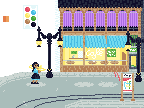
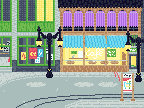
Revision of a layered 144 × 108 image; what changed, layer by layer:
hid "clovek" over [29, 62, 46, 84]
removed layer "lampa" over [36, 8, 60, 72]
painted on "Background" over [0, 0, 126, 84]
